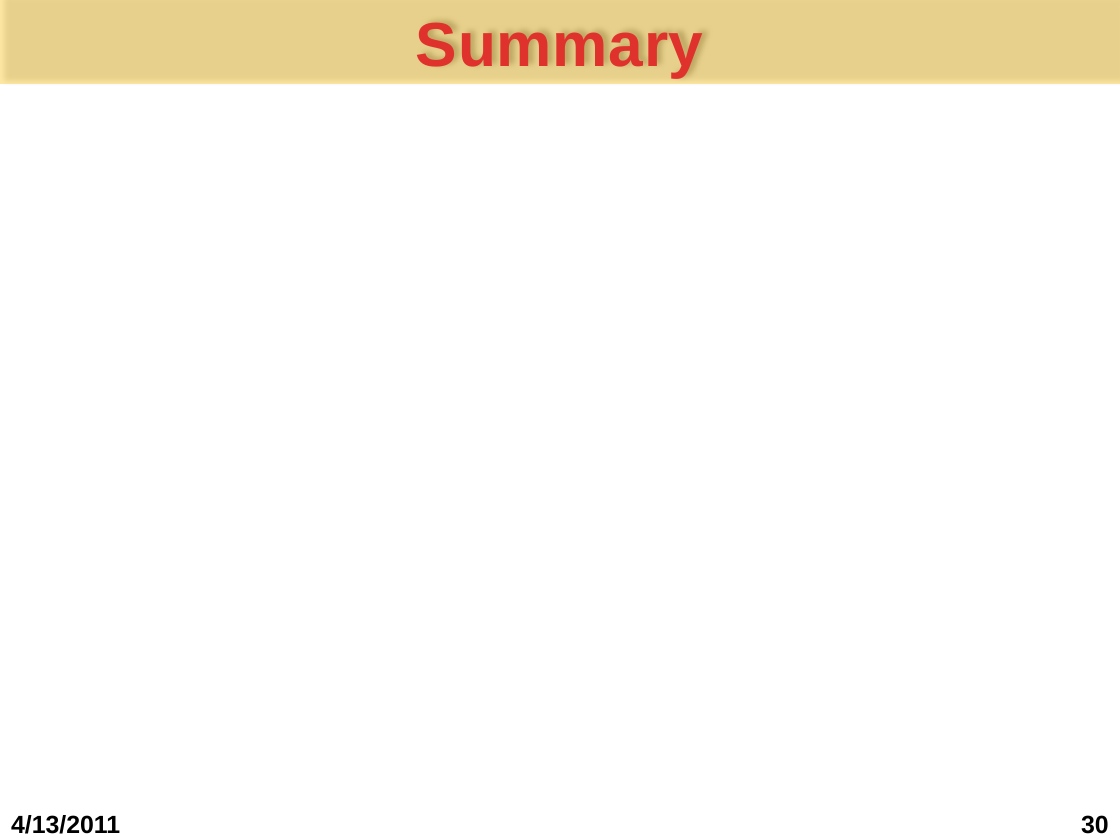
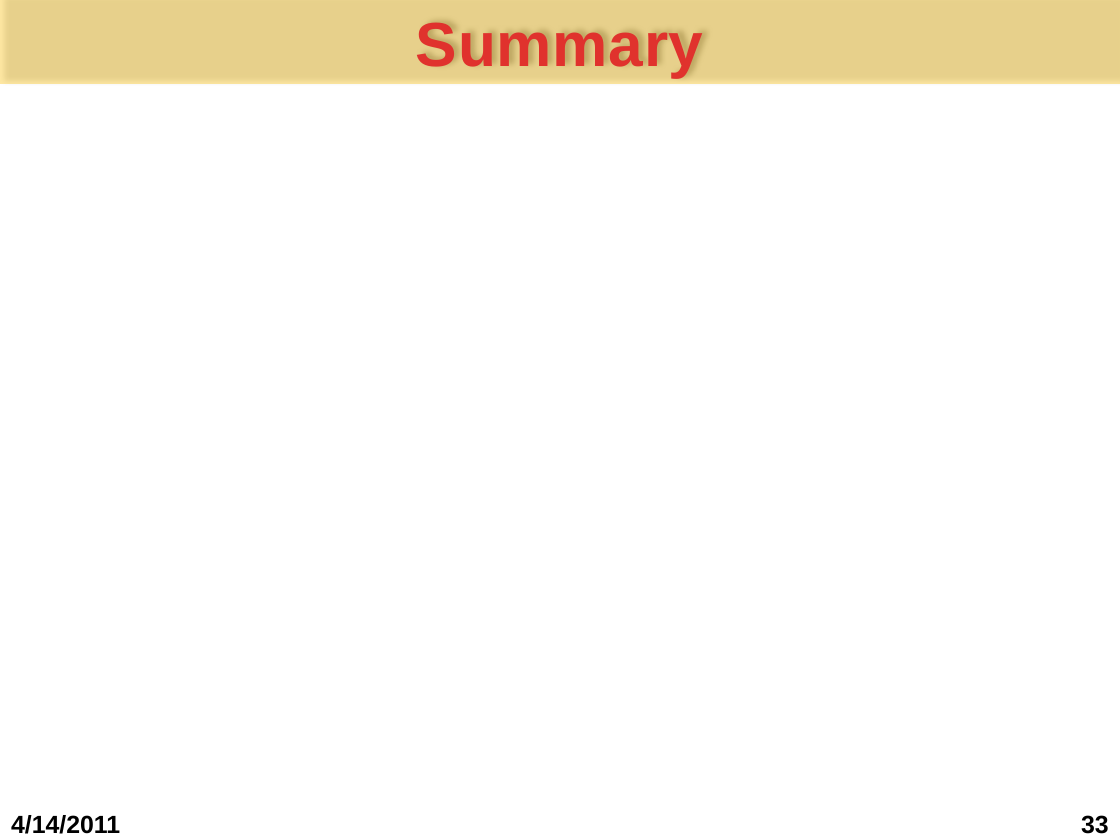
Before and after one commit to bomong/steganography-khtn-2011, a slide deck: slide 33 of Seminar cuoi ky/1.Bao cao/Slide bao cao.pptx (slide 30 before the commit). Drawn at 1120x840 pixels with LibreOffice and Linux fonts; fonts in the diff are those of the drawing; background and template pictures are left out. Boxes give left, top, right and bottom in pixels: in the first picture for what was removed or moved away, otherwise in the second. Text is boxed around its words. In the diff, an @@ line names an element or a change of style, - is before the commit and + after.

```diff
--- a/Seminar cuoi ky/1.Bao cao/Slide bao cao.pptx
+++ b/Seminar cuoi ky/1.Bao cao/Slide bao cao.pptx
@@ text at (x1=11, y1=815, x2=120, y2=834): text changed @@
-4/13/2011
+4/14/2011
@@ page number at (x1=1081, y1=815, x2=1109, y2=834): text changed @@
-30
+33
```
Also in this commit, not shown: 25 other slides changed, 3 slides added, 1 other file.
